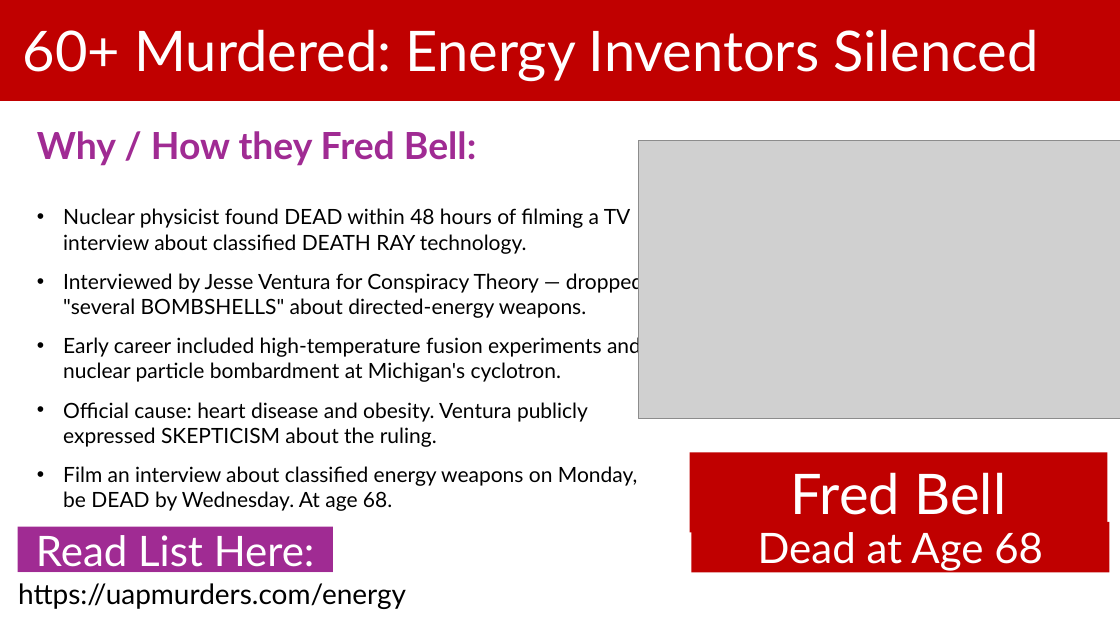
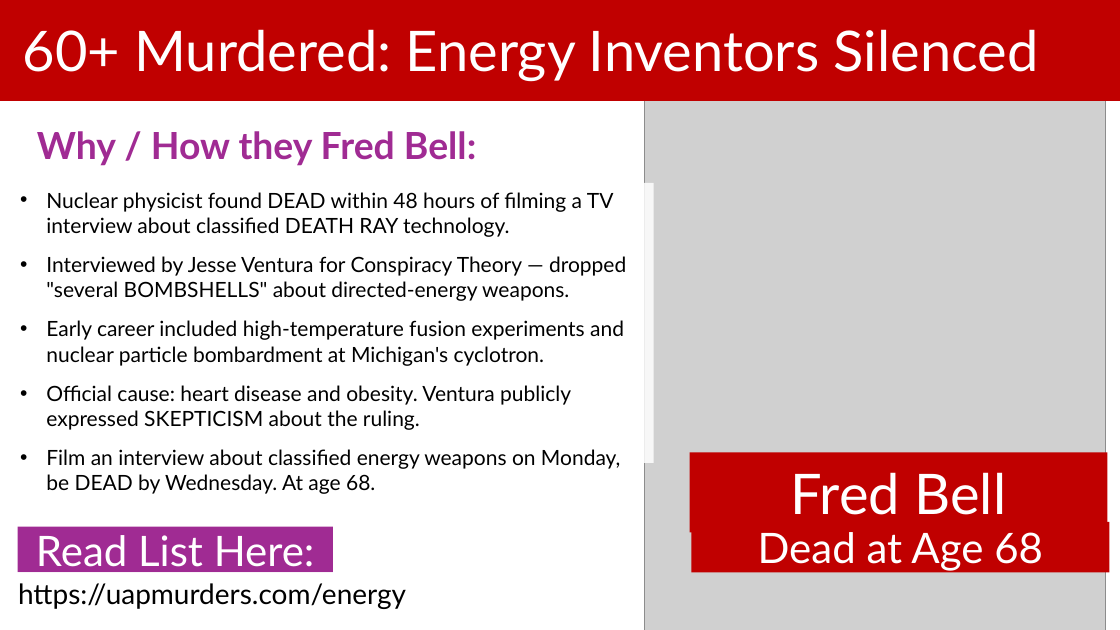
Before and after one commit to BryanStarbuck/UAP_Murder_Docus, a slide deck: slide 20 of Energy/Energy_Murders.pptx (slide 14 before the commit). Drawn at 1120x630 pixels with LibreOffice and Linux fonts; fonts in the diff are those of the drawing; grey boxes stand for pictures. Boxes give left, top, right and bottom in pixels: in the first picture for what was removed or moved away, otherwise in the second. Text is boxed around its words. In the diff, an @@ line names an element or a change of style, - is before the commit and + after.

Commit message:
Update presentation files for Energy, Physics, and UAPs investigations

```diff
--- a/Energy/Energy_Murders.pptx
+++ b/Energy/Energy_Murders.pptx
@@ picture added at (644, 70, 1106, 630) @@
@@ picture removed at (639, 140, 1120, 418) @@
@@ rectangle "Nuclear physicist found DEAD within ...": place and size @@
-rectangle "Nuclear physicist found DEAD within ..." at (63, 208, 643, 486)
+rectangle "Nuclear physicist found DEAD within ..." at (12, 183, 654, 463)
@@ text "https://uapmurders.com/energy" rewrapped from (10, 572, 1084, 614) to (18, 583, 406, 609) @@
```
Also in this commit, not shown: 40 other slides changed, 2 slides removed, 2 other files.
